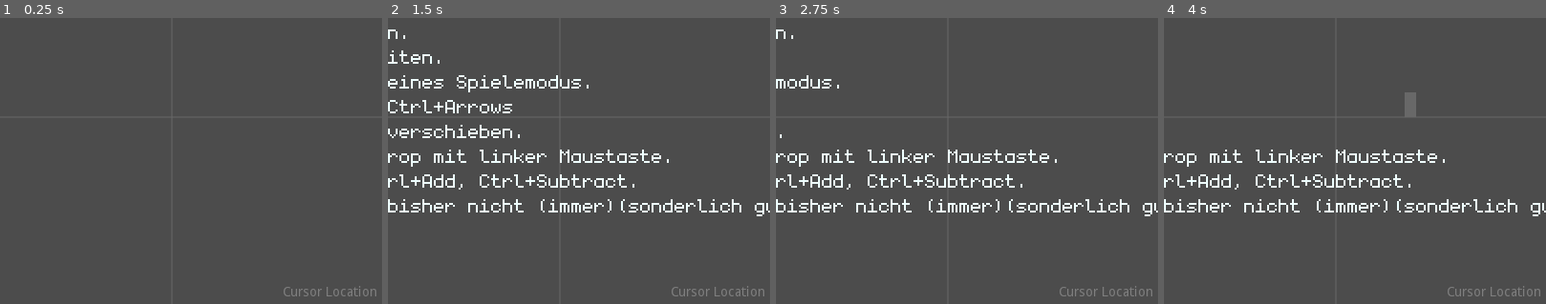
Above: before the commit, frames 1-4 (left to right).
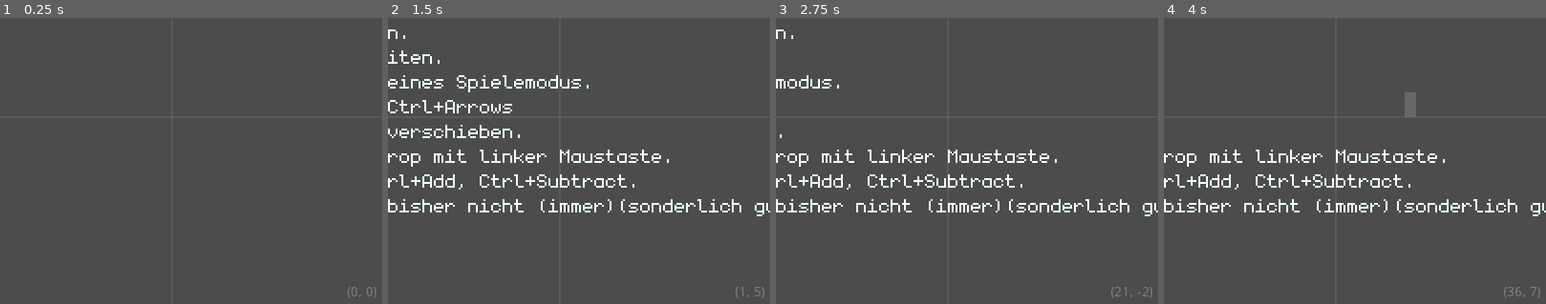
Above: after the commit, the same moments.

Repository: slapslash/TextMap
Game: Godot game, scene res://TextMap.tscn
The game is run twice, just before and just after one commit, with the same random seed, the same clock (stepped at 60 frames per second) and the same inputs.
Inputs (mouse positions are % of the whole screen's width and height, from its top left):
- Up to frame 1 (0.25 s): no input
- Up to frame 2 (1.5 s): tap Enter at 0.5, 0.6 s; move the mouse to (72, 45) at 0.52 s; hold Right (ui_right) 0.53-1.25 s; click (72, 45) at 0.67 s; tap Space at 0.77, 1.25 s; drag from (30, 55) to (45, 70) at 1.27 s
- Up to frame 3 (2.75 s): tap Enter at 2 s; move the mouse to (60, 28) at 2.02 s; hold Right (ui_right) from 2.03 s (still down); tap Delete at 2.1 s; click (60, 28) at 2.17 s
- Up to frame 4 (4 s): release Right (ui_right) at 2.75 s; tap Space at 2.75, 3.77 s; drag from (45, 70) to (20, 35) at 2.77 s; tap Enter at 3.5, 3.6 s; move the mouse to (80, 65) at 3.52 s; hold Left (ui_left) from 3.53 s (still down); click (80, 65) at 3.67 s
The pictures show only the part of the screen within x 50-100%, y 50-100%; the shares and areas given below are measured in that part.

The runs differ from the first frame. In frame 1, 0.2% of the frame differs, in the area x 74-99%, y 93-98%; in frame 2, 0.2%; in frame 3, 0.2%; in frame 4, 0.2%.

Commit message:
fix display of cursor position in UI.

Diff:
--- a/Cursor.gd
+++ b/Cursor.gd
@@ -1,6 +1,7 @@
 extends Polygon2D
 
 
+signal cursor_pos_changed
 
 func _ready():
 	_init_cursor()
@@ -16,7 +17,7 @@
 
 func update_position():
 	global_position = Global.cell_size * Global.cell
-
+	emit_signal("cursor_pos_changed")
 
 func _unhandled_input(event):
 	if event is InputEventMouseButton:
--- a/TextMap.tscn
+++ b/TextMap.tscn
@@ -64,3 +64,4 @@
 [connection signal="switch_layer" from="." to="Project/TerrainLayer" method="_on_TextMap_switch_layer"]
 [connection signal="switch_layer" from="." to="Player" method="_on_TextMap_switch_layer"]
 [connection signal="zoom_changed" from="Camera" to="." method="_on_Camera_zoom_changed"]
+[connection signal="cursor_pos_changed" from="Cursor" to="UI" method="_on_Cursor_cursor_pos_changed"]
